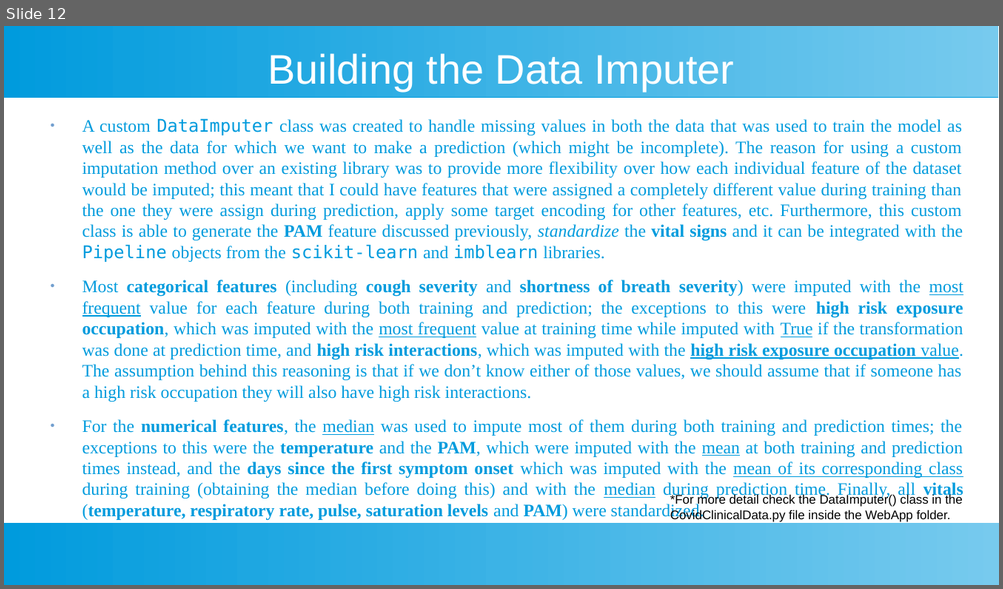
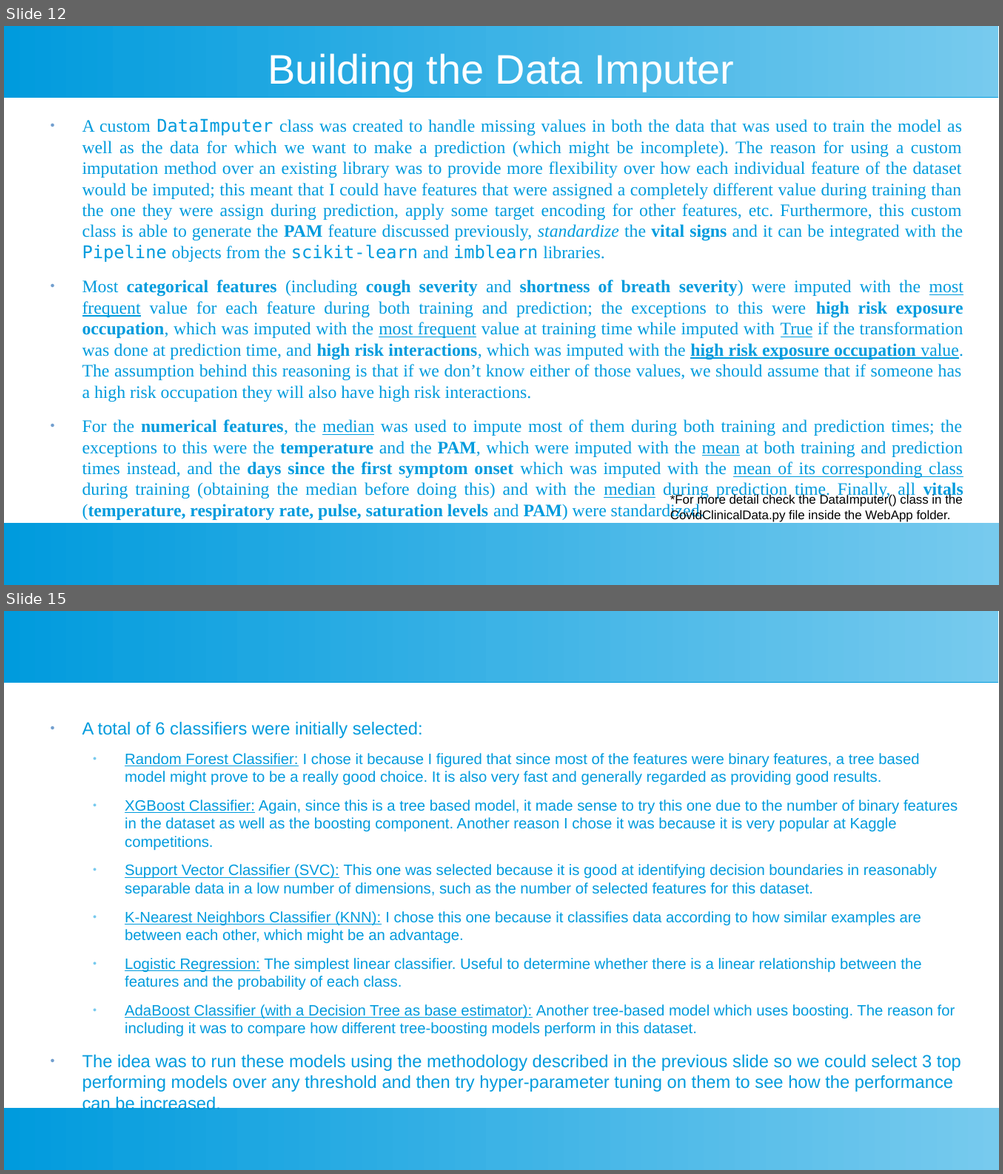
Before and after one commit to Sir-Slade/covid_prediction_project, a slide deck: Covid_Predictor_Report.odp. Shown one above the other, each under a label of ours: slide 12 before the commit, slides 12 and 15 after it; the slides between them are not shown. The pictures are 1003x589 and 1003x1174 pixels, drawn with LibreOffice and Linux fonts; fonts in the diff are those of the drawing. Boxes give left, top, right and bottom in pixels: in the first picture for what was removed or moved away, otherwise in the second. Text is boxed around its words. In the diff, an @@ line names an element or a change of style, - is before the commit and + after.

Commit message:
Added description of the cross validation method to the presentation as well as justifications on the models I decided to run

```diff
--- a/Covid_Predictor_Report.odp
+++ b/Covid_Predictor_Report.odp
@@ slide 15 added at [4, 611, 999, 1170], background #FFFFFF; not listed: 2 template elements that a slide beside it also shows @@
@@ text added at [82, 721, 961, 1071], 12 pt, text #009BDD @@
+● A total of 6 classifiers were initially selected:
+  ● Random Forest Classifier: I chose it because I figured that since most of the features were binary features, a tree based model might prove to be a really good choice. It is also very fast and generally regarded as providing good results.
+  ● XGBoost Classifier: Again, since this is a tree based model, it made sense to try this one due to the number of binary features in the dataset as well as the boosting component. Another reason I chose it was because it is very popular at Kaggle competitions.
+  ● Support Vector Classifier (SVC): This one was selected because it is good at identifying decision boundaries in reasonably separable data in a low number of dimensions, such as the number of selected features for this dataset.
+  ● K-Nearest Neighbors Classifier (KNN): I chose this one because it classifies data according to how similar examples are between each other, which might be an advantage.
+  ● Logistic Regression: The simplest linear classifier. Useful to determine whether there is a linear relationship between the features and the probability of each class.
+  ● AdaBoost Classifier (with a Decision Tree as base estimator): Another tree-based model which uses boosting. The reason for including it was to compare how different tree-boosting models perform in this dataset.
+● The idea was to run these models using the methodology described in the previous slide so we could select 3 top performing models over any threshold and then try hyper-parameter tuning on them to see how the performance can be increased.
```
Also in this commit, not shown: 1 slide changed, 3 other slides added.
